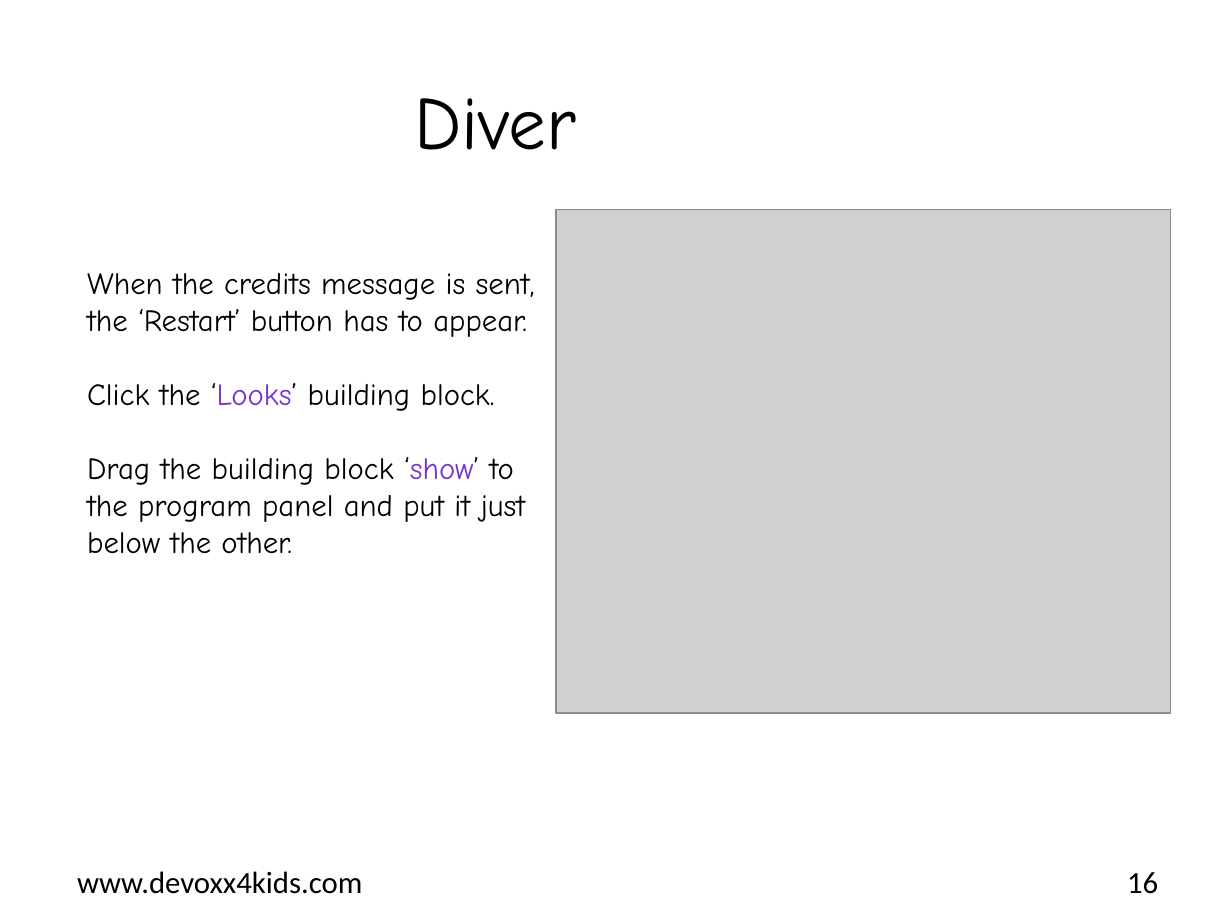
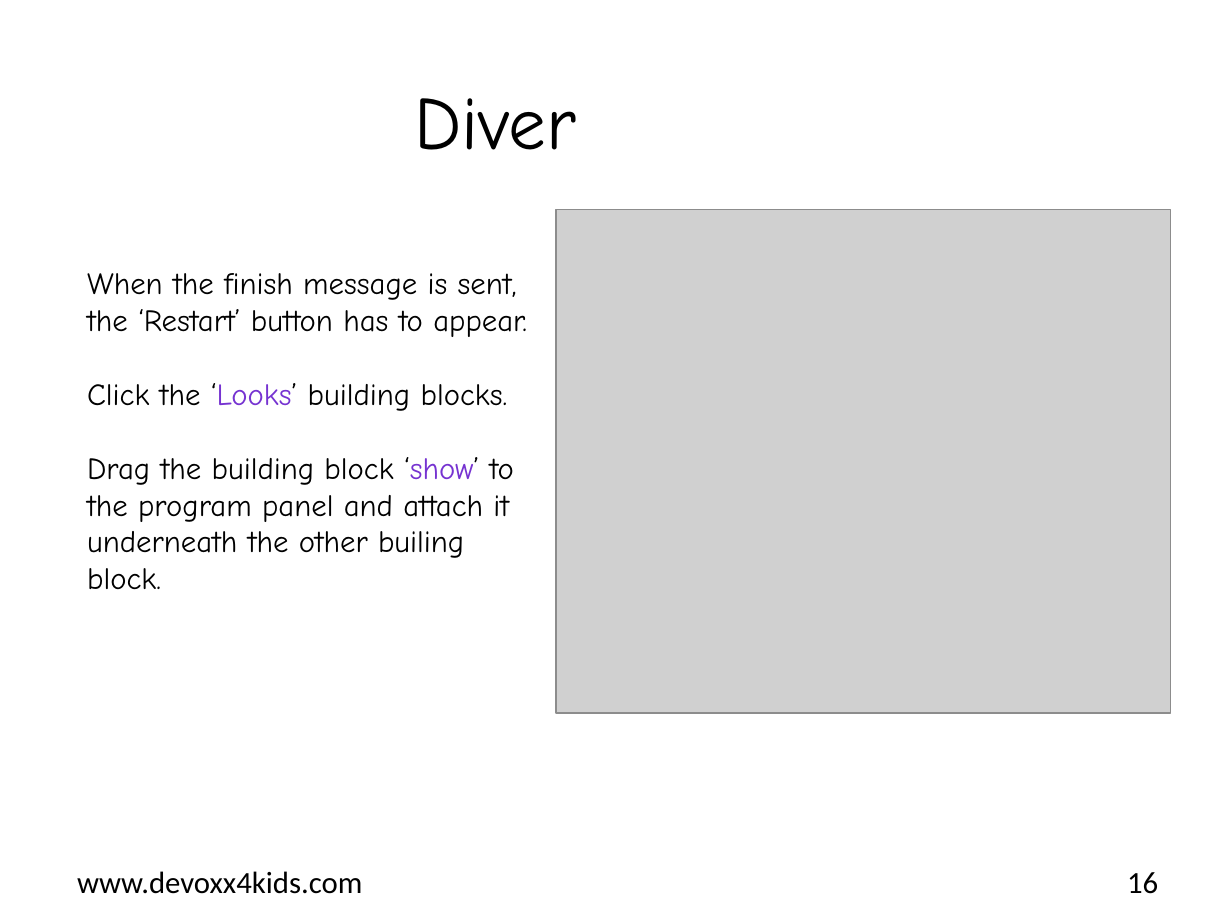
Before and after one commit to bertjan/jpoint-devoxx4kids, a slide deck: slide 16 of scratch-leapmotion/instructions/en/Assignment_Diver.pptx. Drawn at 1232x924 pixels with LibreOffice and Linux fonts; fonts in the diff are those of the drawing; grey boxes stand for pictures; background and template pictures are left out. Boxes give left, top, right and bottom in pixels: in the first picture for what was removed or moved away, otherwise in the second. Text is boxed around its words. In the diff, an @@ line names an element or a change of style, - is before the commit and + after.

```diff
--- a/scratch-leapmotion/instructions/en/Assignment_Diver.pptx
+++ b/scratch-leapmotion/instructions/en/Assignment_Diver.pptx
@@ text at bbox=[87, 273, 527, 590]: text changed @@
-When the credits message is sent, the ‘Restart’ button has to appear.
-Click the ‘Looks’ building block.
-Drag the building block ‘show’ to the program panel and put it just below the other.
+When the finish message is sent, the ‘Restart’ button has to appear.
+Click the ‘Looks’ building blocks.
+Drag the building block ‘show’ to the program panel and attach it underneath the other builing block.
```
Also in this commit, not shown: 17 other slides changed, 1 other file.
